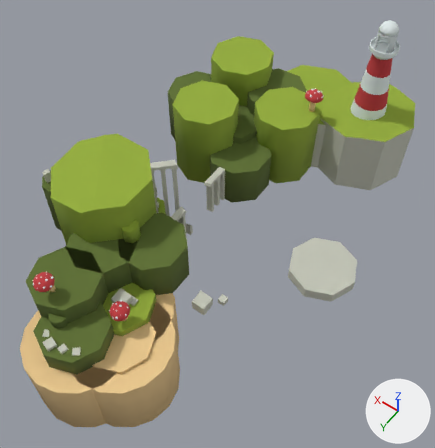
What one commit did to the Blender file Scenes/islands/jungle/jungle.blend.
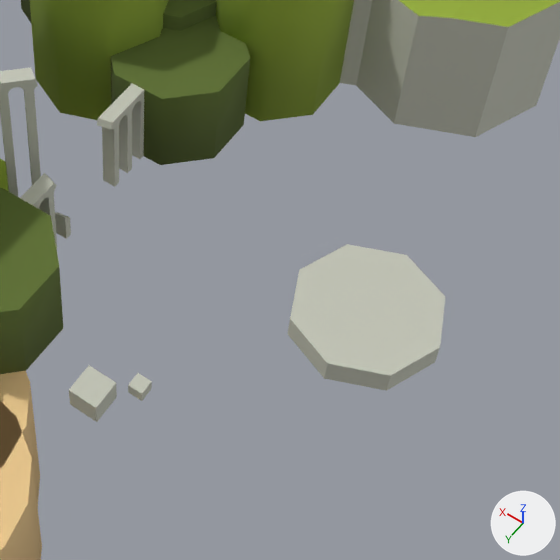
The first picture shows the older version from a 50 mm lens placed at (-150.0, 92.0, 292.0), pointed at (-26.0, -82.0, 18.0). The close-ups show both versions on the part from 37% to 94% of the width and 29% to 84% of the height of that picture; other places that the commit changed are outside them. The lights are fixed; the arrows at lower right show +X, +Y and +Z.

The older version as bpy lines, for what is in view:
```python
me_cube_009 = bpy.data.meshes.new('Cube.009')
me_cube_009.from_pydata(...)  # a box spanning x -2.0..2.0, y -2.0..2.0, z -2.0..2.0
me_cube_009.materials.append(mat_c4c6b8)  # light grey #c4c6b8
me_cube_010 = bpy.data.meshes.new('Cube.010')
me_cube_010.from_pydata(...)  # a box spanning x -4.0..4.0, y -4.0..4.0, z -4.0..4.0
me_cube_010.materials.append(mat_c4c6b8)  # light grey #c4c6b8
me_cube_033 = bpy.data.meshes.new('Cube.033')
me_cube_033.from_pydata(...)  # 30 vertices, 17 faces; spans x -2.0..2.0, y -6.5..0.1, z -1.0..26.0
me_cube_033.polygons.foreach_set('use_smooth', [True] * 17)
me_cube_033.materials.append(mat_c4c6b8)  # light grey #c4c6b8
me_cylinder_028 = bpy.data.meshes.new('Cylinder.028')
me_cylinder_028.from_pydata(...)  # an 8-sided cylinder along z spanning x -20.0..20.0, y -20.0..20.0, z 0.0..7.0
me_cylinder_028.materials.append(mat_c4c6b8)  # light grey #c4c6b8
ob_bridge_col_009 = bpy.data.objects.new('bridge-col.009', me_cube_033)
ob_bridge_col_009.location = (-7.0, -107.1, 0.0)
ob_ground_col_018 = bpy.data.objects.new('ground-col.018', me_cylinder_028)
ob_ground_col_018.location = (-87.0, -100.0, 0.0)
ob_rock_col_002 = bpy.data.objects.new('rock-col.002', me_cube_009)
ob_rock_col_002.location = (-54.0, -48.0, 7.5)
ob_rock_col_002.rotation_euler = (-0.0765, -0.0482, 0.0)  # degrees (-4.4, -2.8, 0)
ob_rock_col_003 = bpy.data.objects.new('rock-col.003', me_cube_010)
ob_rock_col_003.location = (-46.0, -40.0, 7.5)
ob_rock_col_003.rotation_euler = (-0.0765, -0.0482, 0.0)  # degrees (-4.4, -2.8, 0)
# also in view: 'bridge-col.001' at (-7.0, -99.0, 12.0); 'bridge-col.003' at (5.0, -78.0, 26.0); 'ground-col.012' at (19.0, -133.0, 25.0); 'beach-col' at (-20.0, 0.0, -26.0); 'beach-col.001' at (-7.0, -16.0, -26.0)
```
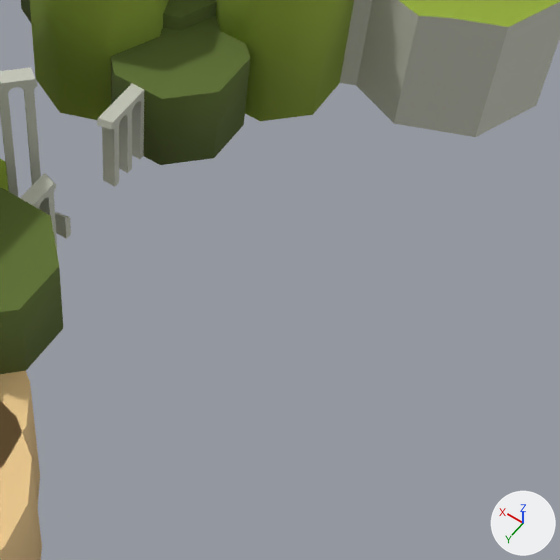
Edits to the bpy script that builds the scene:
```text
Remove ob_rock_col_002:
    ob_rock_col_002 = bpy.data.objects.new('rock-col.002', me_cube_009)
    ob_rock_col_002.location = (-54.0, -48.0, 7.5)
    ob_rock_col_002.rotation_euler = (-0.0765, -0.0482, 0.0)  # degrees (-4.4, -2.8, 0)
Remove ob_rock_col_003:
    ob_rock_col_003 = bpy.data.objects.new('rock-col.003', me_cube_010)
    ob_rock_col_003.location = (-46.0, -40.0, 7.5)
    ob_rock_col_003.rotation_euler = (-0.0765, -0.0482, 0.0)  # degrees (-4.4, -2.8, 0)
Remove ob_ground_col_018:
    ob_ground_col_018 = bpy.data.objects.new('ground-col.018', me_cylinder_028)
    ob_ground_col_018.location = (-87.0, -100.0, 0.0)
```

Changed parts and their boxes (x1, y1, x2, y2) in the close-ups (560 x 560 px):
'ground-col.018', deleted
    before: (288, 244, 445, 391)
'rock-col.003', deleted
    before: (69, 365, 117, 422)
'rock-col.002', deleted
    before: (128, 373, 152, 401)
